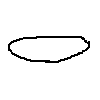
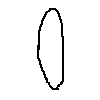
Layer changes from the first 100x100 image to the second:
painted on "body" over [8, 8, 90, 90]
